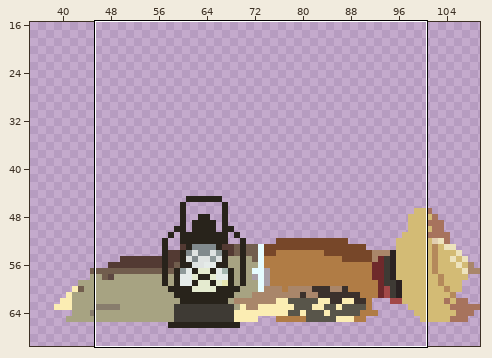
Two states of a pixel-art file, Assets/Aesprite/Character Art/MainCharacter/death/Main Character-death.aseprite. Above: a wide view before the commit, with the close-up outlined.
Close-up. First the earlier version:
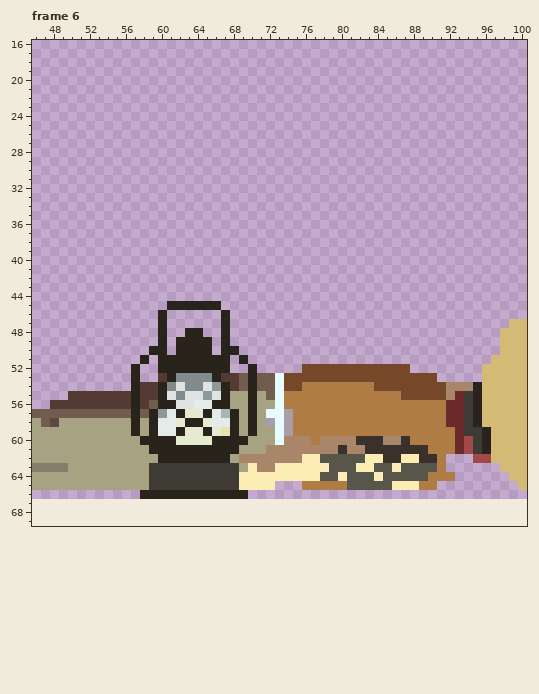
110x64 pixels, 7 frames. Colours within 5 levels of each other are drawn and written as one. Shown: frame 6: x 46..100, y 16..69. The old version is drawn lined up with the new one, on the new canvas. The wide view leaves out empty margins. The commit also changed other frames or places, which this record leaves out.
And afterwards:
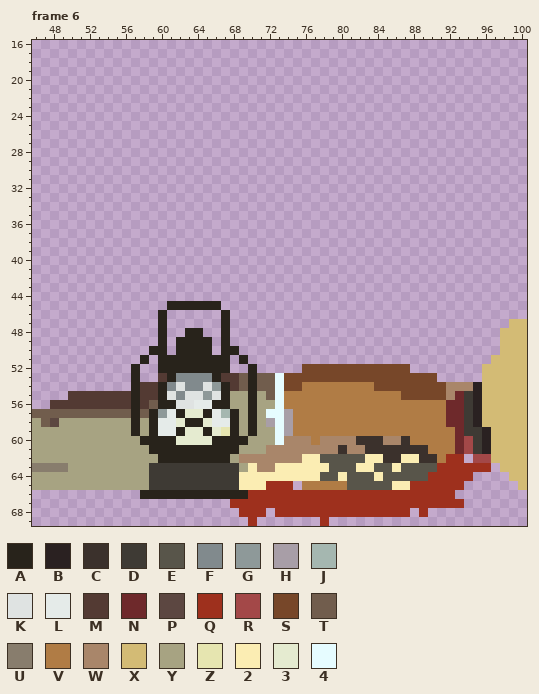
Palette (. is transparent): A #28231b  B #2a2121  C #3b312c  D #3e3a34  E #58554a  F #818a8d  G #8e9999  H #a89ea7  J #a5b7b0  K #dfe3e2  L #e5ebe9  M #533a33  N #6e292b  P #5c4741  Q #9e301d  R #a34848  S #774729  T #715d4d  U #887d6d  V #b07c45  W #a9866a  X #d3bb75  Y #a7a382  Z #e6e5b0  2 #fbedb3  3 #e5ebd0  4 #e6fcff
Difference:
canvas 110x64 -> 110x70, the old top-left corner now at 0,3
Frame 6:
The edit adds colour Q in row 62 at x 92 to 93; in row 63 at x 92 to 96; in row 64 at x 93 to 94; in row 65 at x 73 to 74 and 91 to 93; in row 66 at x 70 to 92; in row 67 at x 68 to 93.
The edit adds colour Q in row 68 at x 69 to 71, 73 to 87 and 89; in row 69 at x 70 and 78.
Colour 2 gives way to colour Q in row 65 at x 72 and 88.
Colour V gives way to colour Q in row 63 at x 91; in row 64 at x 90 to 92; in row 65 at x 89 to 90.
